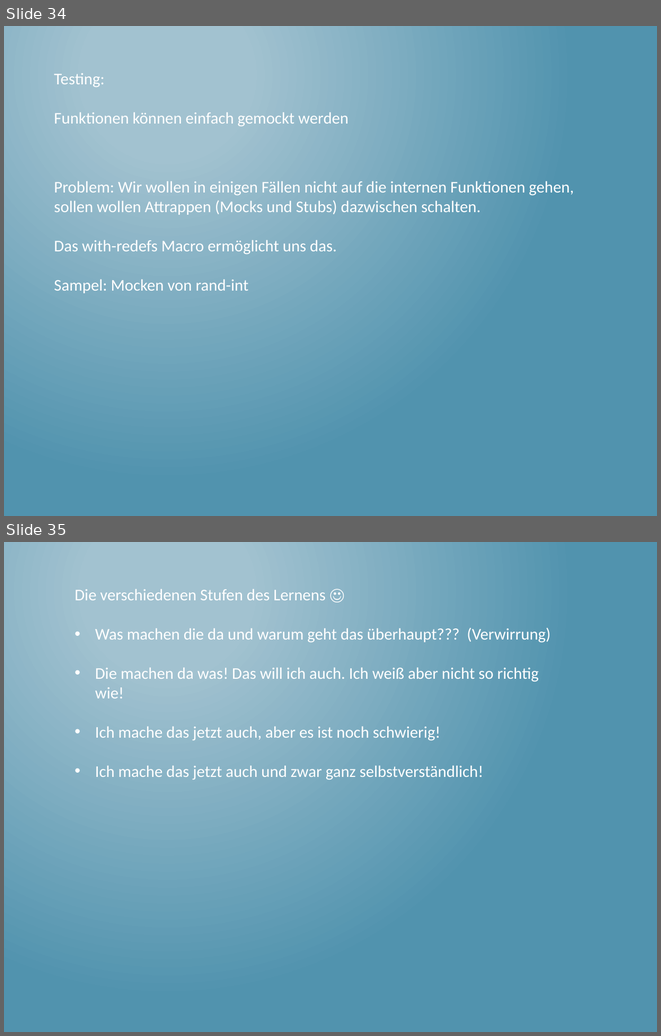
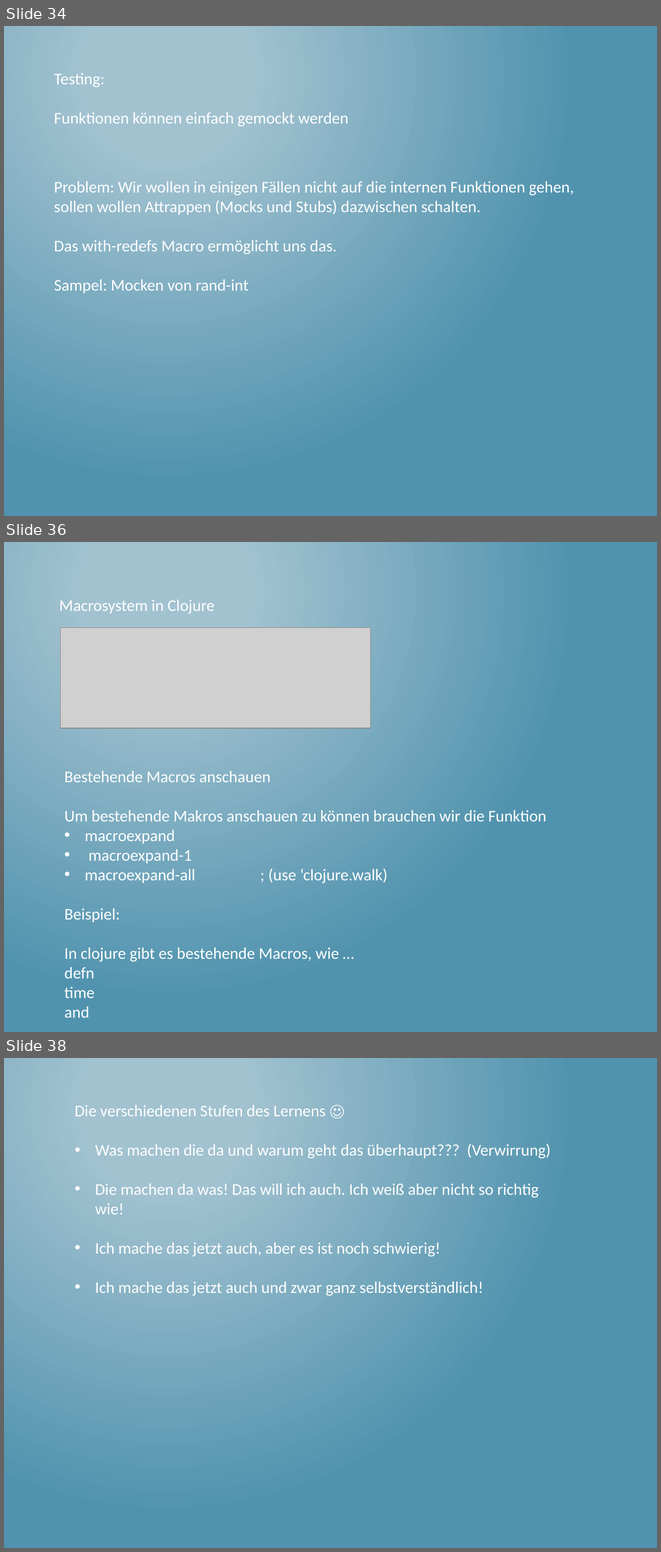
Before and after one commit to thomasschulte/ClojureUsergroupDemo, a slide deck: Clojure Vortrag .NET User Group.pptx. Shown one above the other, each under a label of ours: slides 34 and 35 before the commit, slides 34, 36 and 38 after it; the slides between them are not shown. The pictures are 661x1036 and 661x1552 pixels, drawn with LibreOffice and Linux fonts; fonts in the diff are those of the drawing; grey boxes stand for pictures. Boxes give left, top, right and bottom in pixels: in the first picture for what was removed or moved away, otherwise in the second. Text is boxed around its words. In the diff, an @@ line names an element or a change of style, - is before the commit and + after.

Commit message:
Visual Studio Integration und Macros

```diff
--- a/Clojure Vortrag .NET User Group.pptx
+++ b/Clojure Vortrag .NET User Group.pptx
@@ slide 36 added at (4, 542, 657, 1032), background gradient #A3C3D1 to #5194AF @@
@@ text added at (59, 600, 215, 614), 18 pt, text #FFFFFF @@
+Macrosystem in Clojure
@@ picture added at (61, 627, 371, 728) @@
@@ text added at (64, 770, 547, 1017), 18 pt, text #FFFFFF @@
+Bestehende Macros anschauen
+Um bestehende Makros anschauen zu können brauchen wir die Funktion
+• macroexpand
+• macroexpand-1
+• macroexpand-all ; (use ‘clojure.walk)
+Beispiel:
+In clojure gibt es bestehende Macros, wie …
+defn
+time
+and
@@ what was slide 35 is now slide 38 @@
```
Also in this commit, not shown: 2 other slides added.
